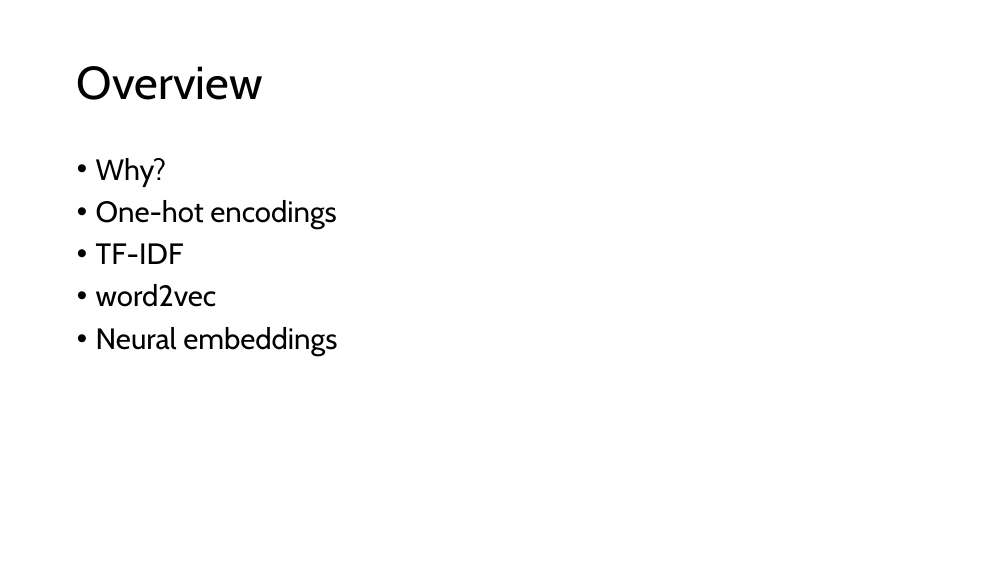
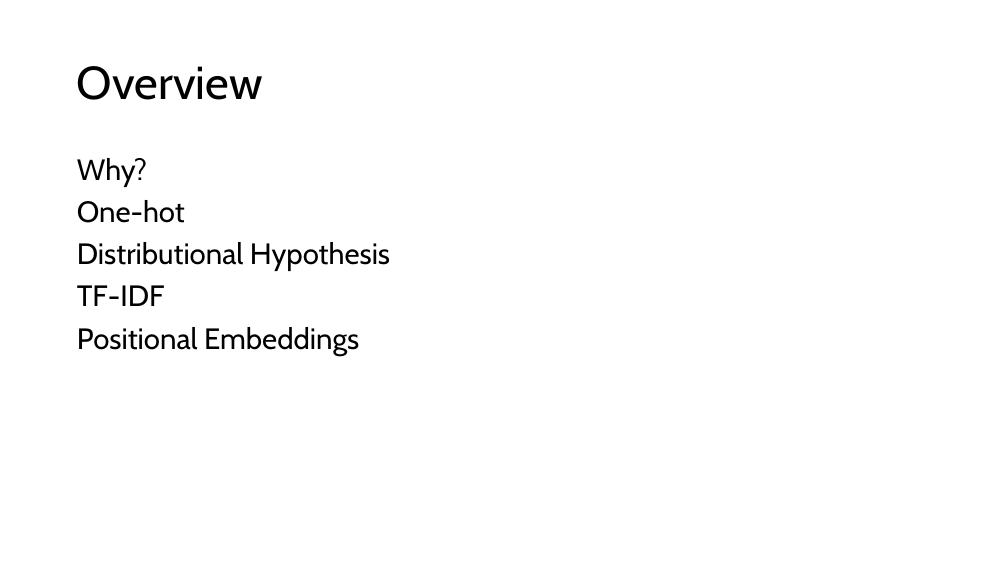
Before and after one commit to acceleratescience/large-language-models, a slide deck: slide 2 of slides/4-embeddings.pptx (slide 3 before the commit). Drawn at 1008x567 pixels with LibreOffice and Linux fonts; fonts in the diff are those of the drawing. Boxes give left, top, right and bottom in pixels: in the first picture for what was removed or moved away, otherwise in the second. Text is boxed around its words. In the diff, an @@ line names an element or a change of style, - is before the commit and + after.

```diff
--- a/slides/4-embeddings.pptx
+++ b/slides/4-embeddings.pptx
@@ text at (77, 158, 165, 306): bullet • to none @@
@@ text at (77, 200, 390, 271): text changed @@
-• One-hot encodings
+One-hot
+Distributional Hypothesis
@@ text at (77, 327, 359, 356): text changed @@
-• word2vec
-• Neural embeddings
+Positional Embeddings
```
Also in this commit, not shown: 5 other slides changed, 1 slide added, 1 slide removed, 23 other files.
